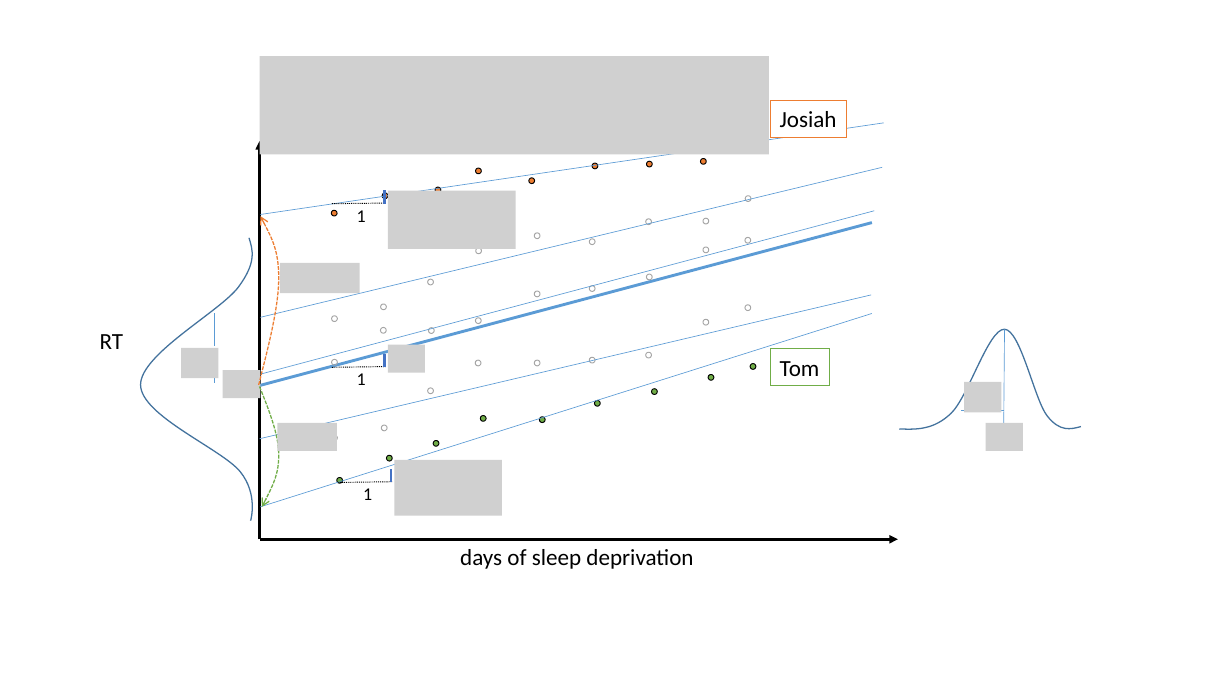
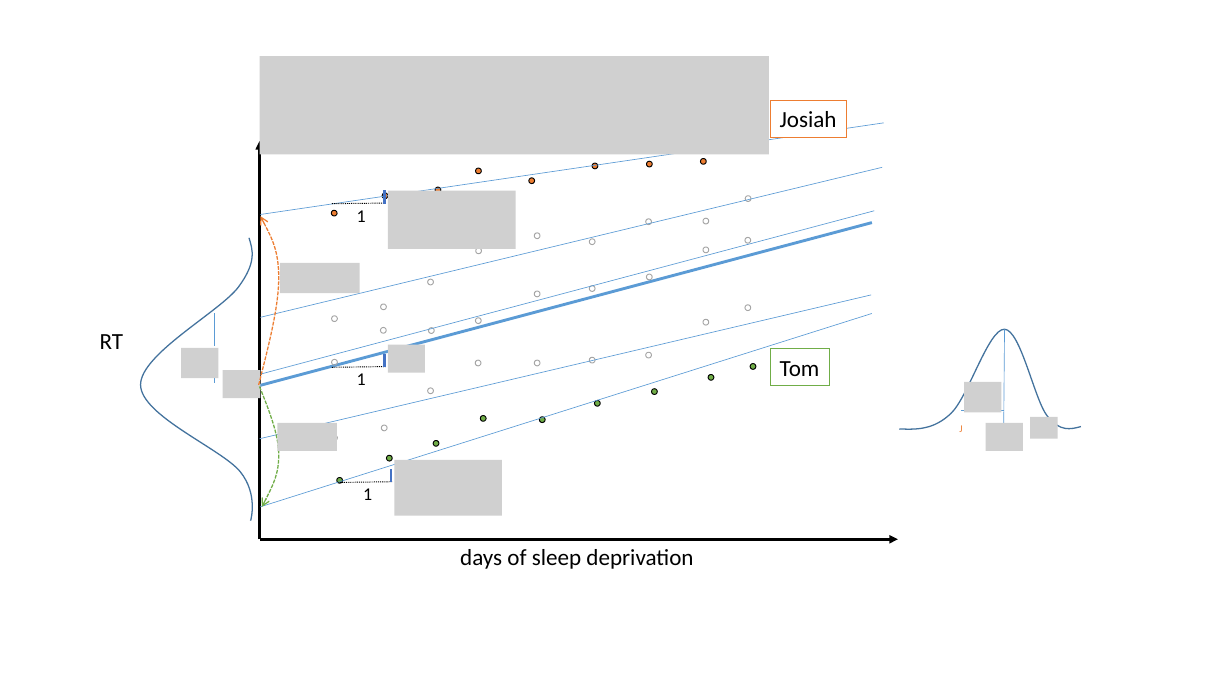
Before and after one commit to uoepsy/dapr3, a slide deck: slide 9 of docs/2223/lectures/jk_img_sandbox/rt_example.pptx. Drawn at 1232x693 pixels with LibreOffice and Linux fonts; fonts in the diff are those of the drawing; grey boxes stand for pictures. Boxes give left, top, right and bottom in pixels: in the first picture for what was removed or moved away, otherwise in the second. Text is boxed around its words. In the diff, an @@ line names an element or a change of style, - is before the commit and + after.

```diff
--- a/docs/2223/lectures/jk_img_sandbox/rt_example.pptx
+++ b/docs/2223/lectures/jk_img_sandbox/rt_example.pptx
@@ picture added at (1031,417,1058,439) @@
@@ text added at (959,425,962,432), 8 pt, text #ED7D31 @@
+J
```
Also in this commit, not shown: 1 slide added, 36 other files.
